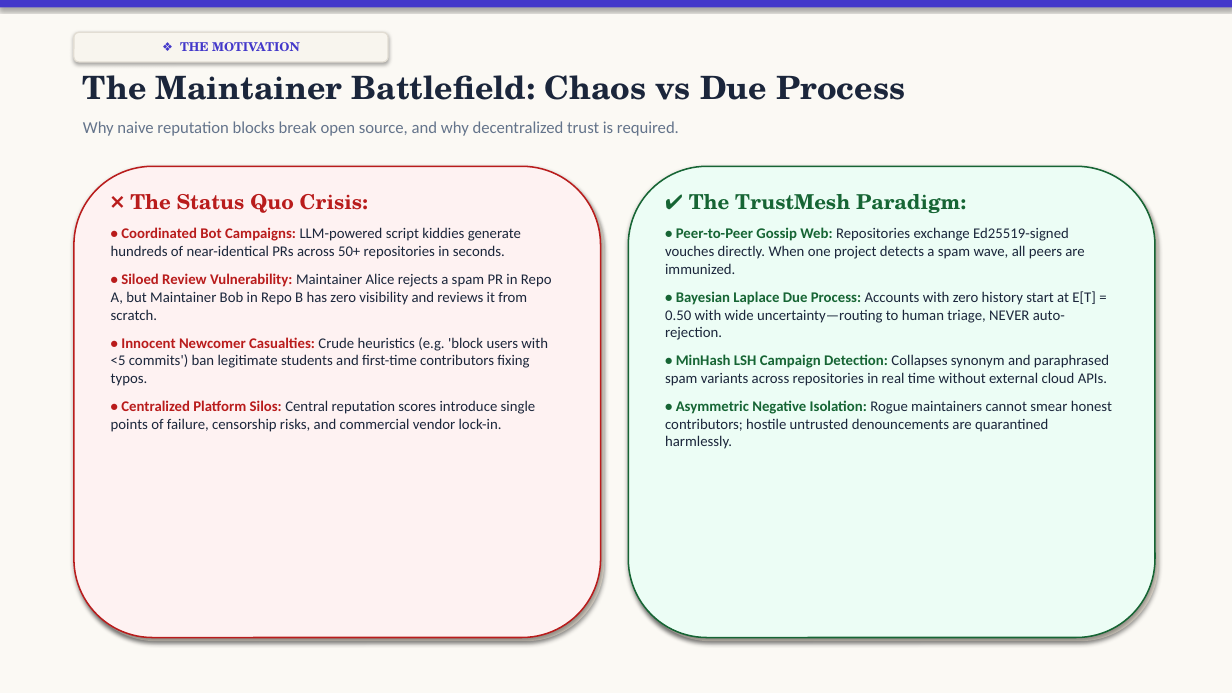
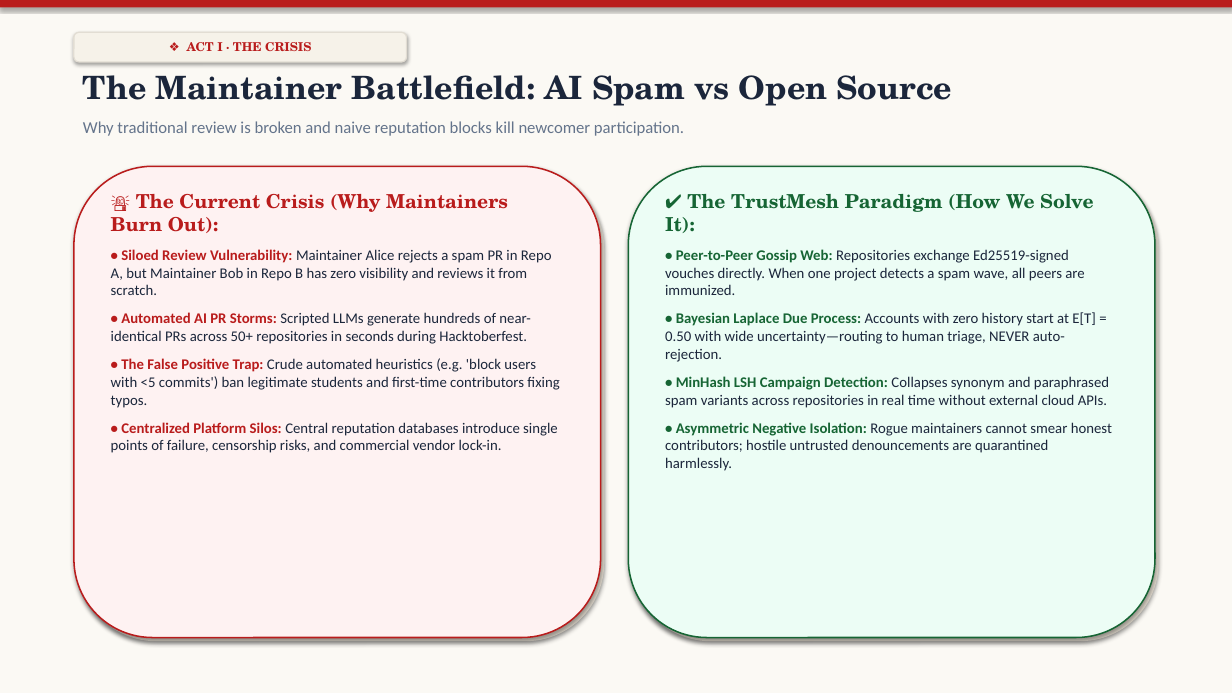
Before and after one commit to dhruvv26420-jpg/Check_All_In, a slide deck: slide 3 of Check_All_In.pptx (slide 2 before the commit). Drawn at 1232x693 pixels with LibreOffice and Linux fonts; fonts in the diff are those of the drawing. Boxes give left, top, right and bottom in pixels: in the first picture for what was removed or moved away, otherwise in the second. Text is boxed around its words. In the diff, an @@ line names an element or a change of style, - is before the commit and + after.

Commit message:
feat: complete ultimate presentation with cinematic front page, roadmap index, and full character styling

```diff
--- a/Check_All_In.pptx
+++ b/Check_All_In.pptx
@@ rectangle at <box>0,0,1232,7</box>: fill #4338CA to #B91C1C @@
@@ rounded rectangle "❖ ACT I · THE ...": place and size @@
-rounded rectangle "❖ ACT I · THE ..." at <box>74,32,388,62</box>
+rounded rectangle "❖ ACT I · THE ..." at <box>74,32,407,62</box>
@@ rounded rectangle "❖ ACT I · THE ..." at <box>74,32,407,62</box>: fill #F8F5EE to #F6F2E9 @@
@@ text in rounded rectangle at <box>187,42,311,51</box>: text changed; text colour #4338CA to #B91C1C @@
-❖ THE MOTIVATION
+❖ ACT I · THE CRISIS
@@ text at <box>83,75,953,106</box>: text changed @@
-The Maintainer Battlefield: Chaos vs Due Process
+The Maintainer Battlefield: AI Spam vs Open Source
@@ text at <box>83,121,684,136</box>: text changed @@
-Why naive reputation blocks break open source, and why decentralized trust is required.
+Why traditional review is broken and naive reputation blocks kill newcomer participation.
@@ rounded rectangle at <box>78,170,604,641</box>: fill #DCD5C9 to #DFD8CC @@
@@ rounded rectangle at <box>632,170,1159,641</box>: fill #DCD5C9 to #DFD8CC @@
@@ text at <box>111,194,508,233</box>: text changed; size 11.5 to 15 pt; font Calibri to TeX Gyre Schola; text colour #1B263B to #B91C1C; bold on @@
-❌ The Status Quo Crisis:
-• Coordinated Bot Campaigns: LLM-powered script kiddies generate hundreds of near-identical PRs across 50+ repositories in seconds.
+🚨 The Current Crisis (Why Maintainers Burn Out):
@@ text at <box>665,194,1093,233</box>: text changed; size 16 to 15 pt @@
-✔ The TrustMesh Paradigm:
+✔ The TrustMesh Paradigm (How We Solve It):
@@ text at <box>111,312,559,453</box>: text changed @@
-• Innocent Newcomer Casualties: Crude heuristics (e.g. 'block users with <5 commits') ban legitimate students and first-time contributors fixing typos.
-• Centralized Platform Silos: Central reputation scores introduce single points of failure, censorship risks, and commercial vendor lock-in.
+• Automated AI PR Storms: Scripted LLMs generate hundreds of near-identical PRs across 50+ repositories in seconds during Hacktoberfest.
+• The False Positive Trap: Crude automated heuristics (e.g. 'block users with <5 commits') ban legitimate students and first-time contributors fixing typos.
+• Centralized Platform Silos: Central reputation databases introduce single points of failure, censorship risks, and commercial vendor lock-in.
```
Also in this commit, not shown: 7 other slides changed, 2 slides added, 2 slides removed, 1 other file.
